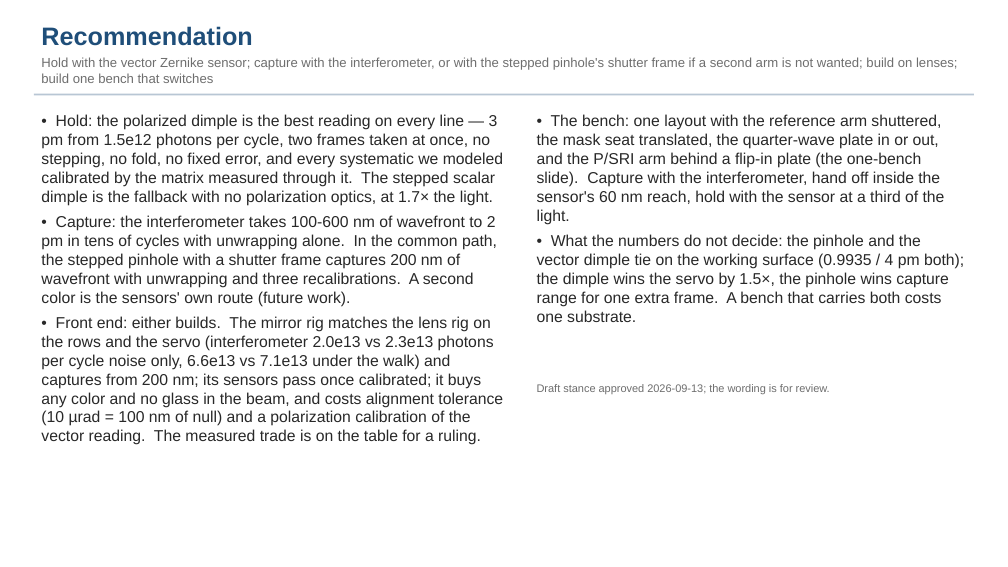
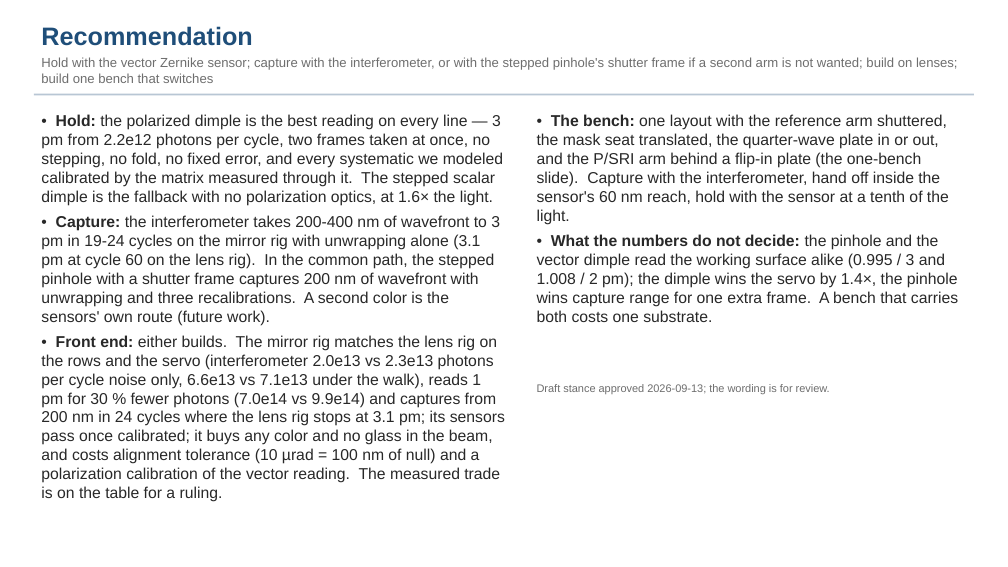
Before and after one commit to nasa-jpl/macos, a slide deck: slide 34 of demo_session/deck_gauges.pptx. Drawn at 1008x567 pixels with LibreOffice and Linux fonts; fonts in the diff are those of the drawing. Boxes give left, top, right and bottom in pixels: in the first picture for what was removed or moved away, otherwise in the second. Text is boxed around its words. In the diff, an @@ line names an element or a change of style, - is before the commit and + after.

```diff
--- a/demo_session/deck_gauges.pptx
+++ b/demo_session/deck_gauges.pptx
@@ text at [41,114,505,502]: text changed @@
-• Hold: the polarized dimple is the best reading on every line — 3 pm from 1.5e12 photons per cycle, two frames taken at once, no stepping, no fold, no fixed error, and every systematic we modeled calibrated by the matrix measured through it. The stepped scalar dimple is the fallback with no polarization optics, at 1.7× the light.
-• Capture: the interferometer takes 100-600 nm of wavefront to 2 pm in tens of cycles with unwrapping alone. In the common path, the stepped pinhole with a shutter frame captures 200 nm of wavefront with unwrapping and three recalibrations. A second color is the sensors' own route (future work).
-• Front end: either builds. The mirror rig matches the lens rig on the rows and the servo (interferometer 2.0e13 vs 2.3e13 photons per cycle noise only, 6.6e13 vs 7.1e13 under the walk) and captures from 200 nm; its sensors pass once calibrated; it buys any color and no glass in the beam, and costs alignment tolerance (10 µrad = 100 nm of null) and a polarization calibration of the vector reading. The measured trade is on the table for a ruling.
+• Hold: the polarized dimple is the best reading on every line — 3 pm from 2.2e12 photons per cycle, two frames taken at once, no stepping, no fold, no fixed error, and every systematic we modeled calibrated by the matrix measured through it. The stepped scalar dimple is the fallback with no polarization optics, at 1.6× the light.
+• Capture: the interferometer takes 200-400 nm of wavefront to 3 pm in 19-24 cycles on the mirror rig with unwrapping alone (3.1 pm at cycle 60 on the lens rig). In the common path, the stepped pinhole with a shutter frame captures 200 nm of wavefront with unwrapping and three recalibrations. A second color is the sensors' own route (future work).
+• Front end: either builds. The mirror rig matches the lens rig on the rows and the servo (interferometer 2.0e13 vs 2.3e13 photons per cycle noise only, 6.6e13 vs 7.1e13 under the walk), reads 1 pm for 30 % fewer photons (7.0e14 vs 9.9e14) and captures from 200 nm in 24 cycles where the lens rig stops at 3.1 pm; its sensors pass once calibrated; it buys any color and no glass in the beam, and costs alignment tolerance (10 µrad = 100 nm of null) and a polarization calibration of the vector reading. The measured trade is on the table for a ruling.
@@ text at [537,114,958,322]: text changed @@
-• The bench: one layout with the reference arm shuttered, the mask seat translated, the quarter-wave plate in or out, and the P/SRI arm behind a flip-in plate (the one-bench slide). Capture with the interferometer, hand off inside the sensor's 60 nm reach, hold with the sensor at a third of the light.
-• What the numbers do not decide: the pinhole and the vector dimple tie on the working surface (0.9935 / 4 pm both); the dimple wins the servo by 1.5×, the pinhole wins capture range for one extra frame. A bench that carries both costs one substrate.
+• The bench: one layout with the reference arm shuttered, the mask seat translated, the quarter-wave plate in or out, and the P/SRI arm behind a flip-in plate (the one-bench slide). Capture with the interferometer, hand off inside the sensor's 60 nm reach, hold with the sensor at a tenth of the light.
+• What the numbers do not decide: the pinhole and the vector dimple read the working surface alike (0.995 / 3 and 1.008 / 2 pm); the dimple wins the servo by 1.4×, the pinhole wins capture range for one extra frame. A bench that carries both costs one substrate.
```
Also in this commit, not shown: 38 other slides changed, 21 other files.
